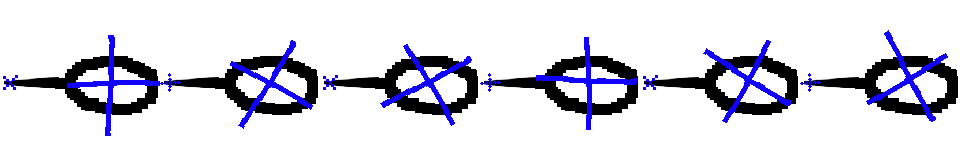
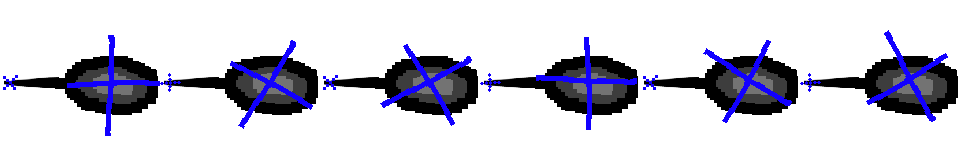
Two versions of the same layered image (w=960, h=160). Layer-by-layer changes:
painted on "Background" over [76, 67, 947, 104]
